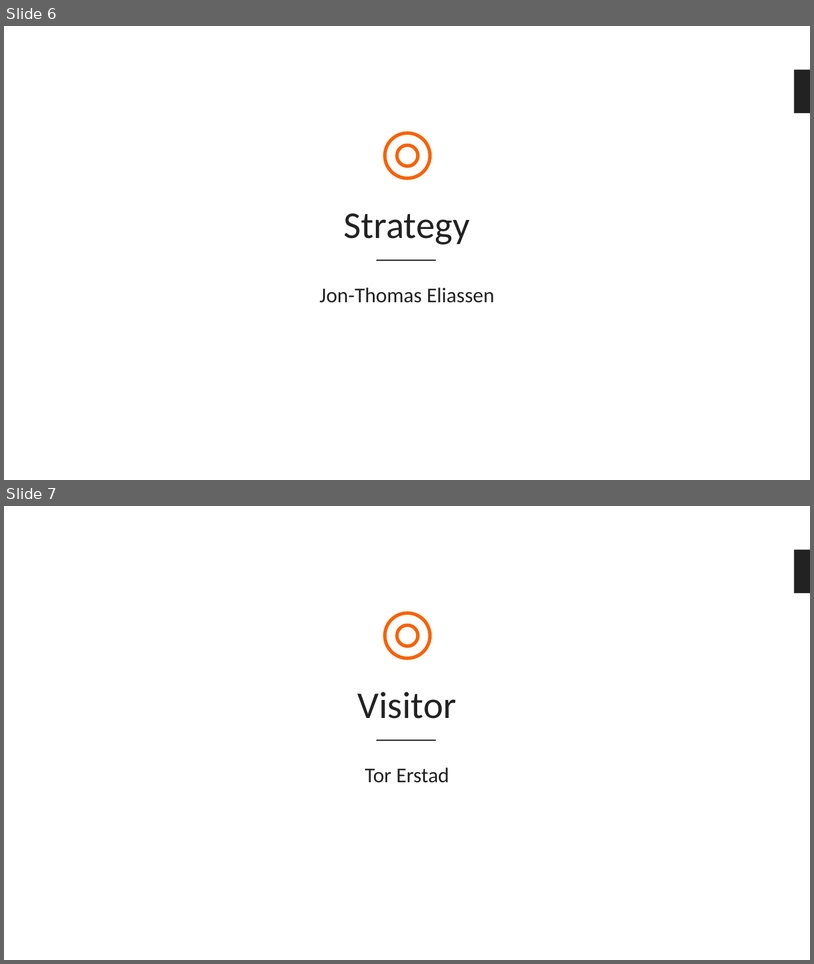
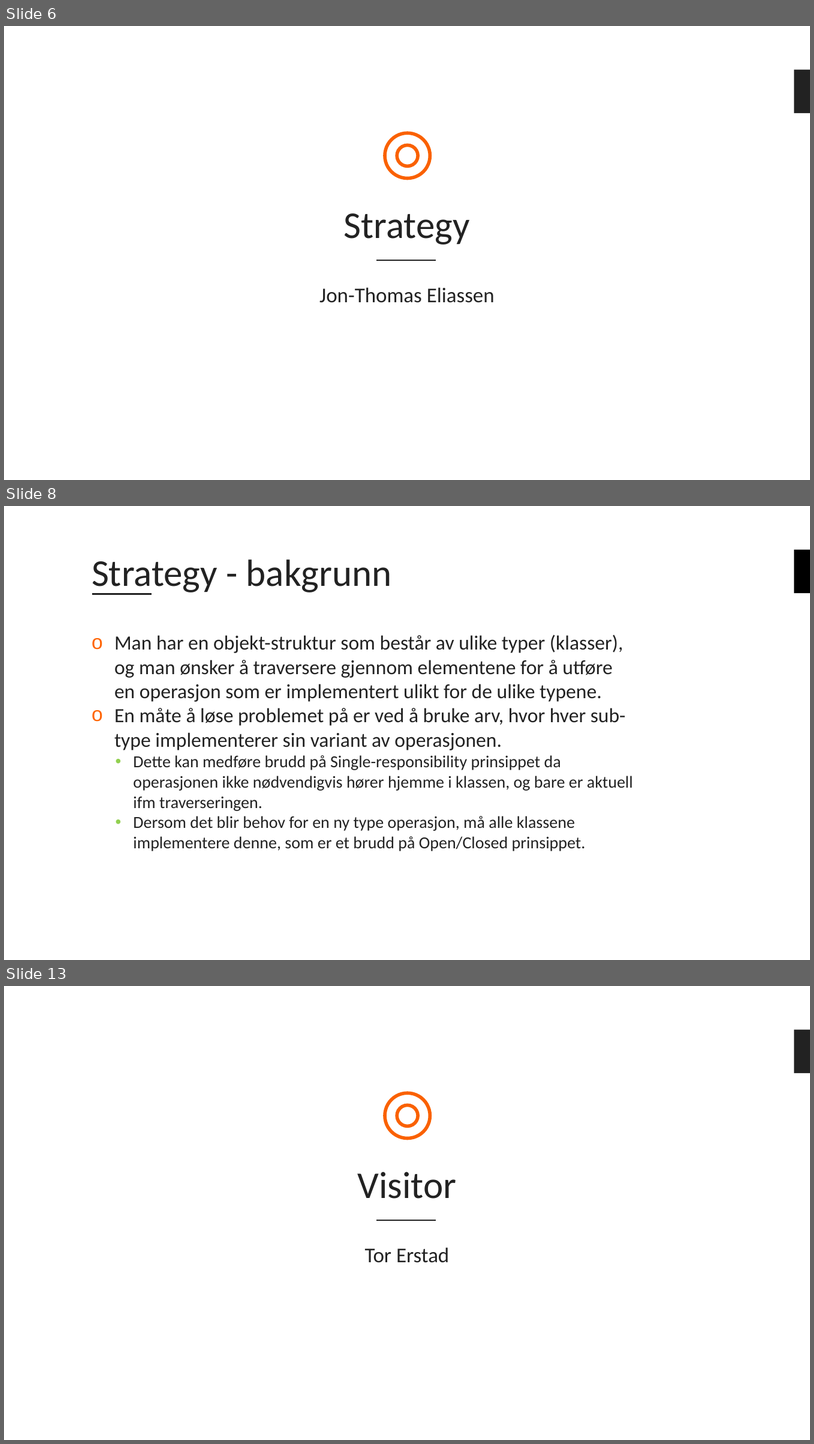
Before and after one commit to bouvet/VisitorAndStrategyPattern, a slide deck: Presentasjon.pptx. Shown one above the other, each under a label of ours: slides 6 and 7 before the commit, slides 6, 8 and 13 after it; the slides between them are not shown. The pictures are 814x964 and 814x1444 pixels, drawn with LibreOffice and Linux fonts; fonts in the diff are those of the drawing; background and template pictures are left out. Boxes give left, top, right and bottom in pixels: in the first picture for what was removed or moved away, otherwise in the second. Text is boxed around its words. In the diff, an @@ line names an element or a change of style, - is before the commit and + after.

```diff
--- a/Presentasjon.pptx
+++ b/Presentasjon.pptx
@@ slide 8 added at <box>4,506,810,960</box>, background #FFFFFF @@
@@ title added at <box>92,559,392,595</box>, 45 pt, text #222222 @@
+Strategy - bakgrunn
@@ rectangle added at <box>795,550,810,593</box>, fill #000000 @@
@@ line added from (92, 594) to (152, 594), #222222 2 pt @@
@@ text added at <box>114,634,633,851</box>, 24 pt, text #222222 @@
+o Man har en objekt-struktur som består av ulike typer (klasser), og man ønsker å traversere gjennom elementene for å utføre en operasjon som er implementert ulikt for de ulike typene.
+o En måte å løse problemet på er ved å bruke arv, hvor hver sub-type implementerer sin variant av operasjonen.
+  • Dette kan medføre brudd på Single-responsibility prinsippet da operasjonen ikke nødvendigvis hører hjemme i klassen, og bare er aktuell ifm traverseringen.
+  • Dersom det blir behov for en ny type operasjon, må alle klassene implementere denne, som er et brudd på Open/Closed prinsippet.
@@ what was slide 7 is now slide 13 @@
```
Also in this commit, not shown: 5 other slides added.
